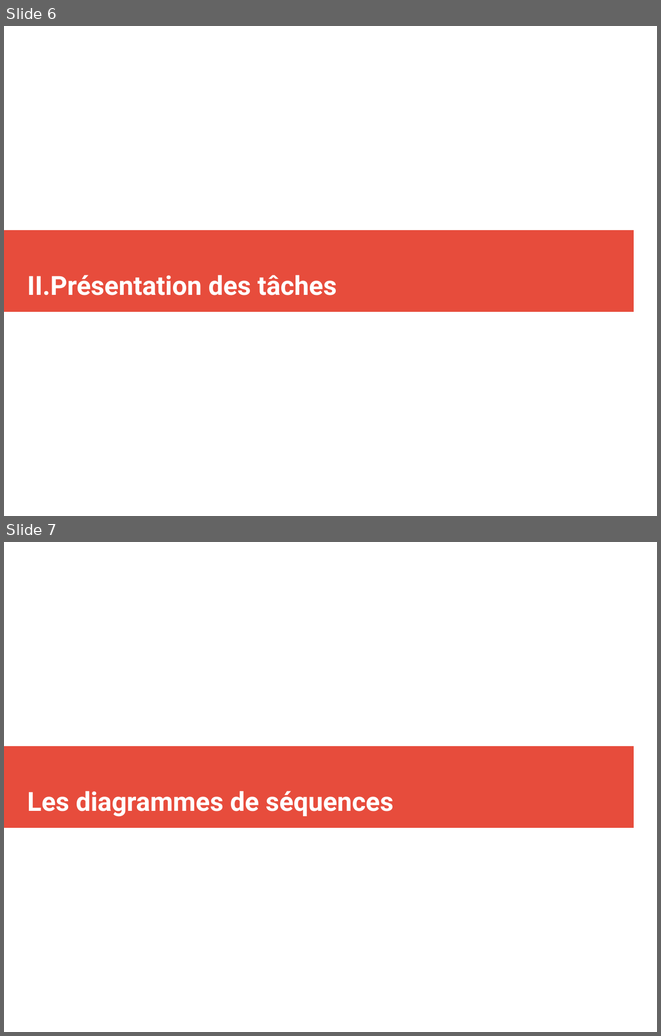
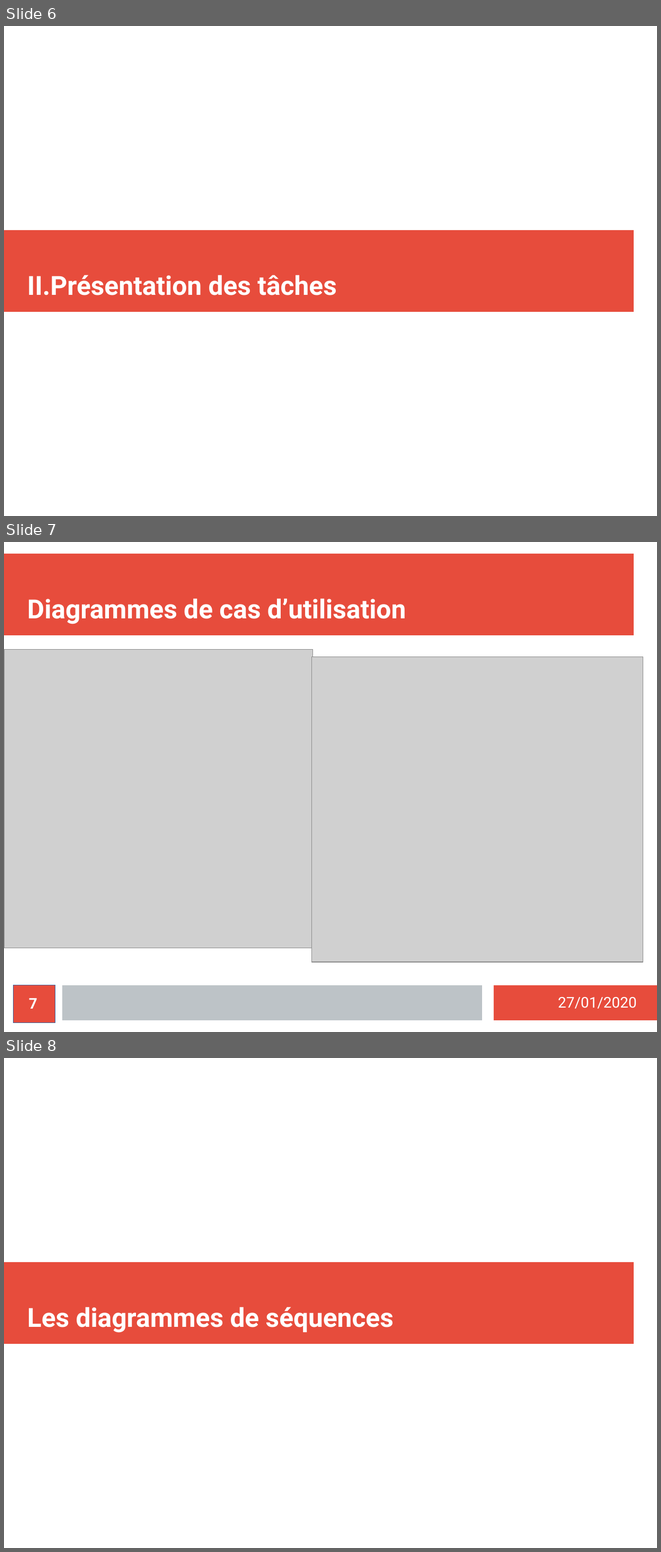
Before and after one commit to MezeretteBrice/Projet_Ronde, a slide deck: SOUTENANCE/Revue1/controleurrondejeremi.odp. Shown one above the other, each under a label of ours: slides 6 and 7 before the commit, slides 6, 7 and 8 after it. The pictures are 661x1036 and 661x1552 pixels, drawn with LibreOffice and Linux fonts; fonts in the diff are those of the drawing; grey boxes stand for pictures. Boxes give left, top, right and bottom in pixels: in the first picture for what was removed or moved away, otherwise in the second. Text is boxed around its words. In the diff, an @@ line names an element or a change of style, - is before the commit and + after.

```diff
--- a/SOUTENANCE/Revue1/controleurrondejeremi.odp
+++ b/SOUTENANCE/Revue1/controleurrondejeremi.odp
@@ slide 7 added at (x1=4, y1=542, x2=657, y2=1032), background #FFFFFF @@
@@ rectangle added at (x1=4, y1=554, x2=634, y2=636), fill #E74C3C @@
@@ title added at (x1=27, y1=598, x2=406, y2=624), 32 pt, text #FFFFFF, bold @@
+Diagrammes de cas d’utilisation
@@ picture added at (x1=4, y1=649, x2=312, y2=948) @@
@@ picture added at (x1=312, y1=657, x2=643, y2=962) @@
@@ page number added at (x1=14, y1=985, x2=55, y2=1023), fill #E74C3C, outline #3465A4 0 pt, 18 pt, text #FFFFFF @@
+7 /21
@@ page number added at (x1=16, y1=985, x2=51, y2=1020), fill #E74C3C @@
@@ rectangle added at (x1=62, y1=985, x2=482, y2=1020), fill #BDC3C7 @@
@@ rectangle added at (x1=494, y1=985, x2=657, y2=1020), fill #E74C3C @@
@@ text added at (x1=28, y1=998, x2=51, y2=1008), 18 pt, text #FFFFFF @@
+/21
@@ text added at (x1=558, y1=997, x2=637, y2=1008), 18 pt, text #FFFFFF @@
+27/01/2020
@@ rectangle added at (x1=46, y1=1018, x2=55, y2=1023), fill #E74C3C, outline #FFFFFF 0 pt @@
@@ what was slide 7 is now slide 8 @@
```
Also in this commit, not shown: 14 slides changed.
